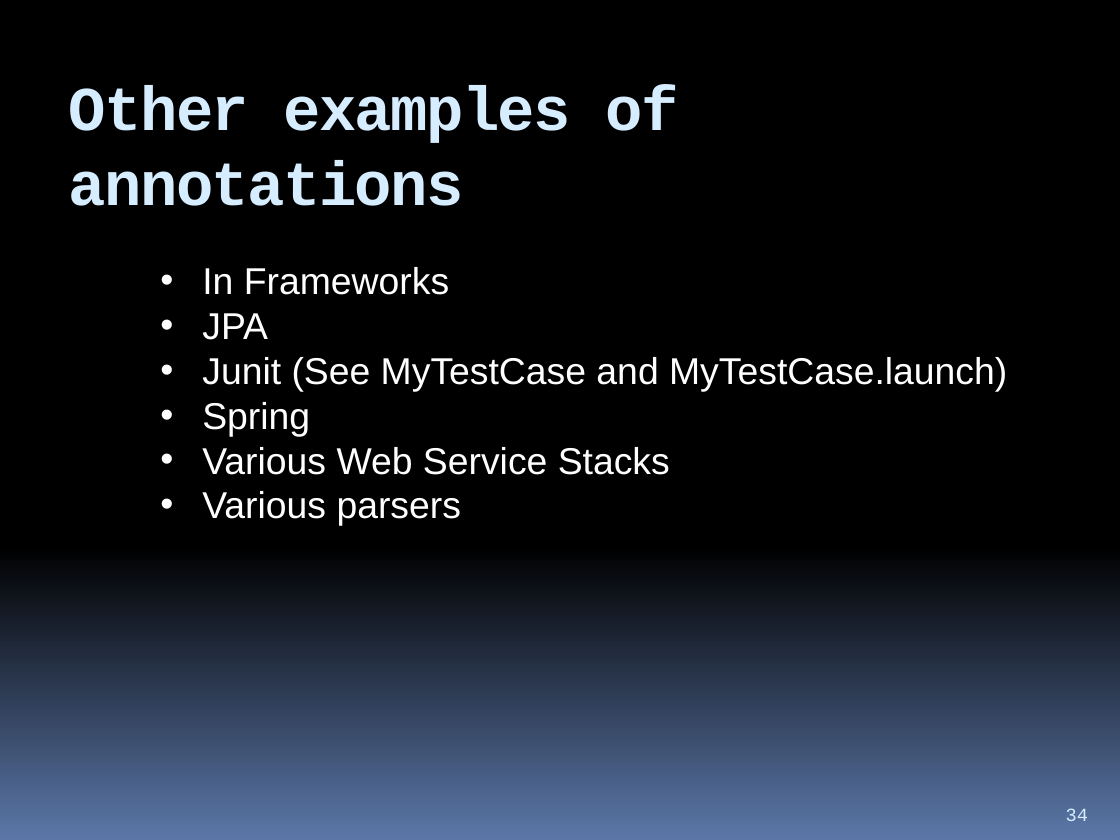
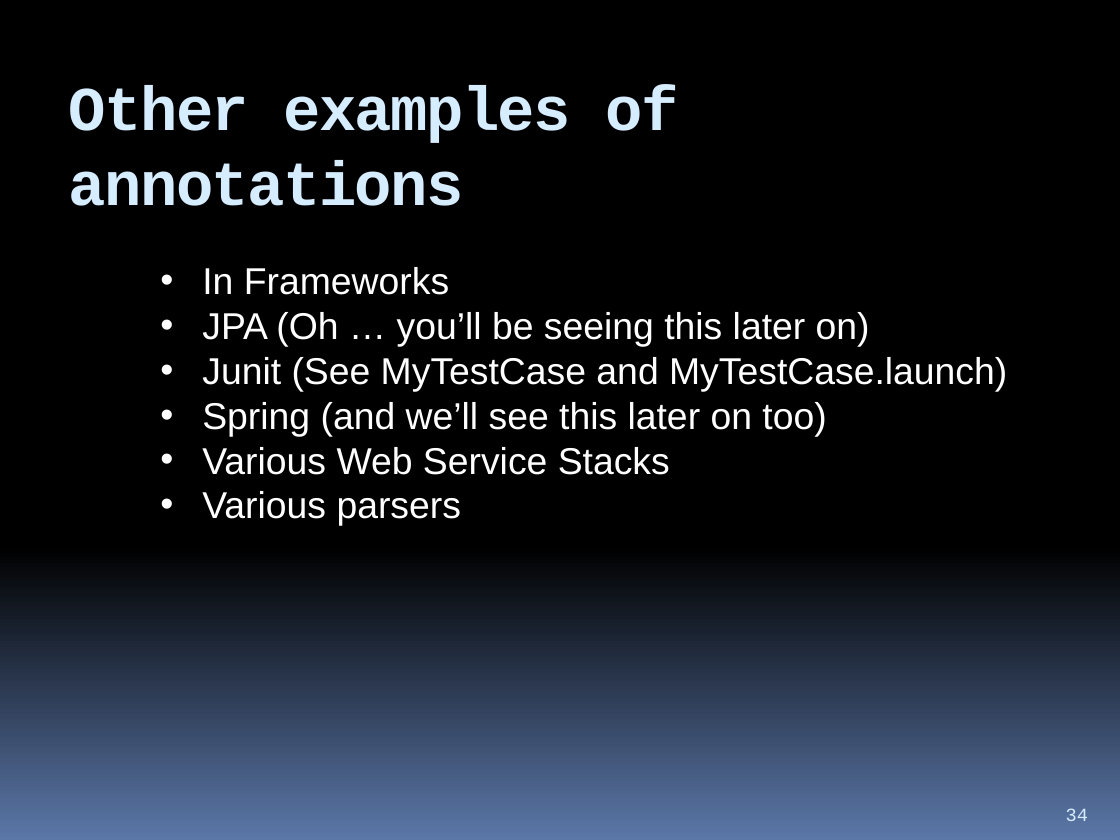
Before and after one commit to hchan/comp2613, a slide deck: slide 34 of coursePresentation.pptx. Drawn at 1120x840 pixels with LibreOffice and Linux fonts; fonts in the diff are those of the drawing. Boxes give left, top, right and bottom in pixels: in the first picture for what was removed or moved away, otherwise in the second. Text is boxed around its words. In the diff, an @@ line names an element or a change of style, - is before the commit and + after.

```diff
--- a/coursePresentation.pptx
+++ b/coursePresentation.pptx
@@ text at (202, 312, 870, 347): text changed @@
-• JPA
+• JPA (Oh … you’ll be seeing this later on)
@@ text at (202, 402, 826, 436): text changed @@
-• Spring
+• Spring (and we’ll see this later on too)
```
Also in this commit, not shown: 1 other slide changed.
